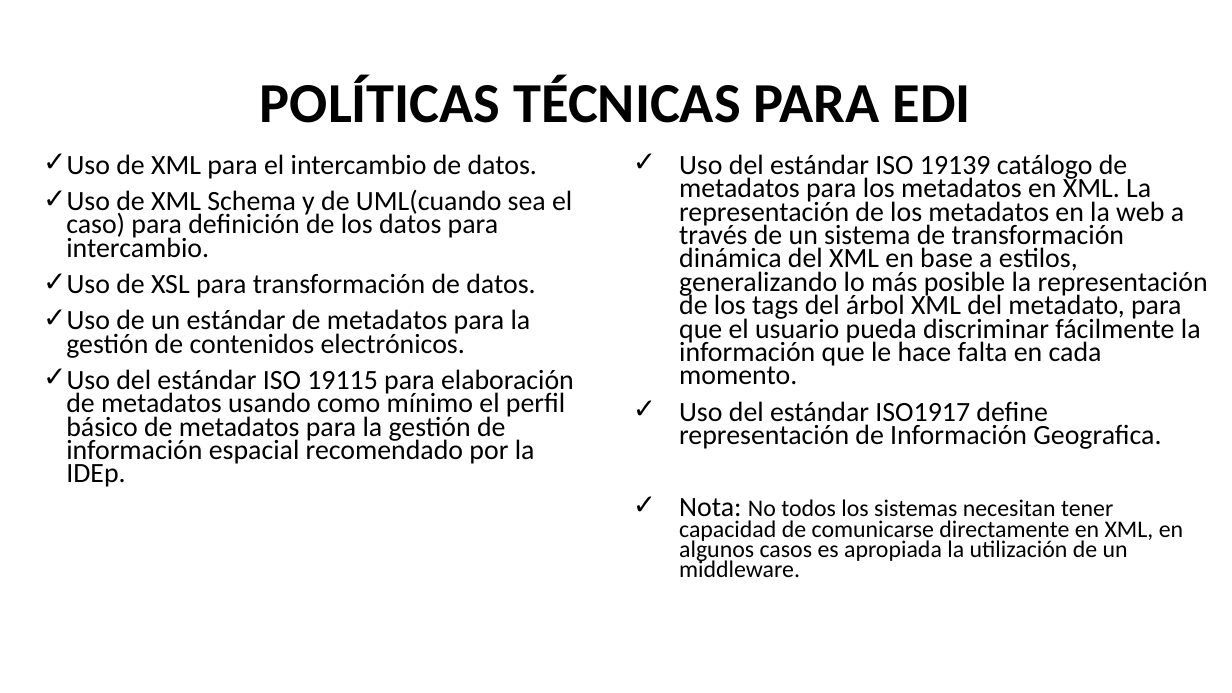
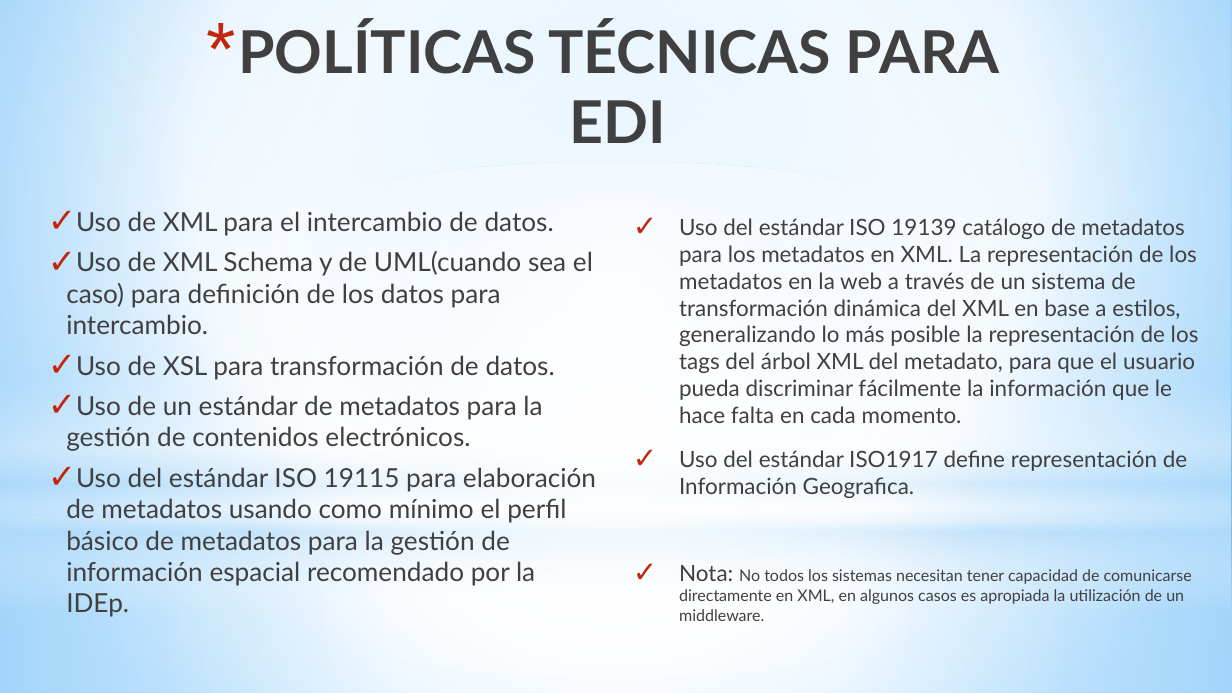
Before and after one commit to Mijaco/personal-files, a slide deck: slide 3 of INTERCAMBIO ELECTRONICO DE DATOS.pptx. Drawn at 1232x693 pixels with LibreOffice and Linux fonts; fonts in the diff are those of the drawing. Boxes give left, top, right and bottom in pixels: in the first picture for what was removed or moved away, otherwise in the second. Text is boxed around its words. In the diff, an @@ line names an element or a change of style, - is before the commit and + after.

```diff
--- a/INTERCAMBIO ELECTRONICO DE DATOS.pptx
+++ b/INTERCAMBIO ELECTRONICO DE DATOS.pptx
@@ background #FFFFFF to gradient #9ED5FF to #FFFFFF to #5BB9FF @@
@@ rectangle added at [0, 0, 1232, 516], fill gradient #FFFFFF to #B4DCFA @@
@@ title "POLÍTICAS TÉCNICAS PARA EDI": place and size @@
-title "POLÍTICAS TÉCNICAS PARA EDI" at [260, 74, 971, 123]
+title "POLÍTICAS TÉCNICAS PARA EDI" at [238, 22, 999, 143]
@@ title "POLÍTICAS TÉCNICAS PARA EDI" at [238, 22, 999, 143]: size 44 to 46 pt, font Calibri to Lato, text colour #000000 to gradient #000000 to #404040 to #212745; bullet none to *; line spacing 0.9 to 1; vertical alignment middle to top @@
@@ ellipse added at [0, 162, 1232, 677], fill gradient #FFFFFF @@
@@ text "Uso de XML para el ...": place and size @@
-text "Uso de XML para el ..." at [66, 154, 574, 487]
+text "Uso de XML para el ..." at [66, 211, 596, 617]
@@ text "Uso de XML para el ..." at [66, 211, 596, 617]: size 21.7 to 20.4 pt, font Calibri to Lato, text colour #000000 to #404040; indent changed; line spacing 0.7 to 1; less space between paragraphs @@
@@ text "Uso del estándar ISO 19139 ...": place and size @@
-text "Uso del estándar ISO 19139 ..." at [679, 154, 1208, 577]
+text "Uso del estándar ISO 19139 ..." at [679, 218, 1199, 621]
@@ text "Uso del estándar ISO 19139 ..." at [679, 218, 1199, 621]: size 21.7 to 17.5 pt in "Uso del estándar ISO 19139 catálogo de ...", "Uso del estándar ISO1917 define representación de ...", "Nota:"; font Calibri to Lato, text colour #000000 to #404040; size 18.6 to 12.5 pt in "No todos los sistemas necesitan tener capacidad ..."; line spacing 0.7 to 1; more space between paragraphs @@
@@ rectangle added at [0, 381, 1232, 612], fill gradient #FFFFFF to #B4DCFA @@
@@ rectangle added at [0, 516, 1232, 693], fill gradient #FFFFFF to #B4DCFA @@
```
Also in this commit, not shown: 7 other slides changed, 3 slides added, 3 slides removed.
